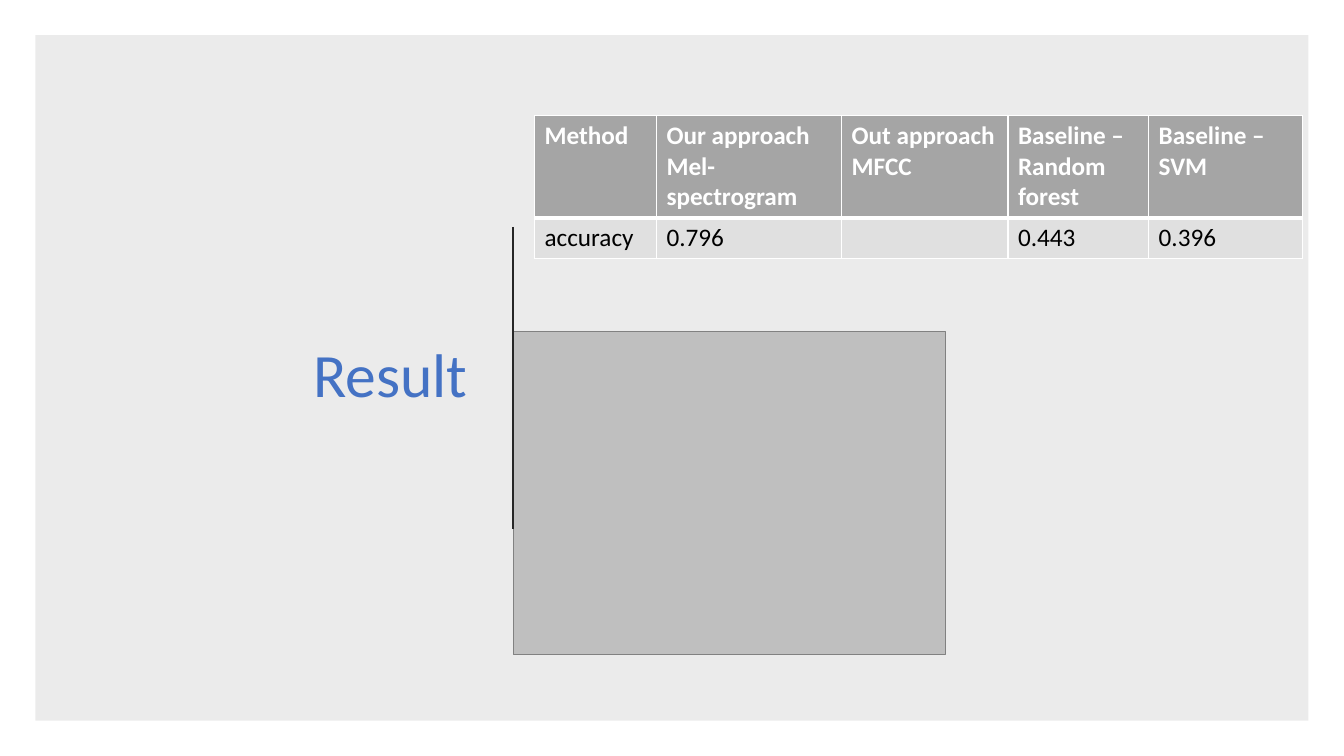
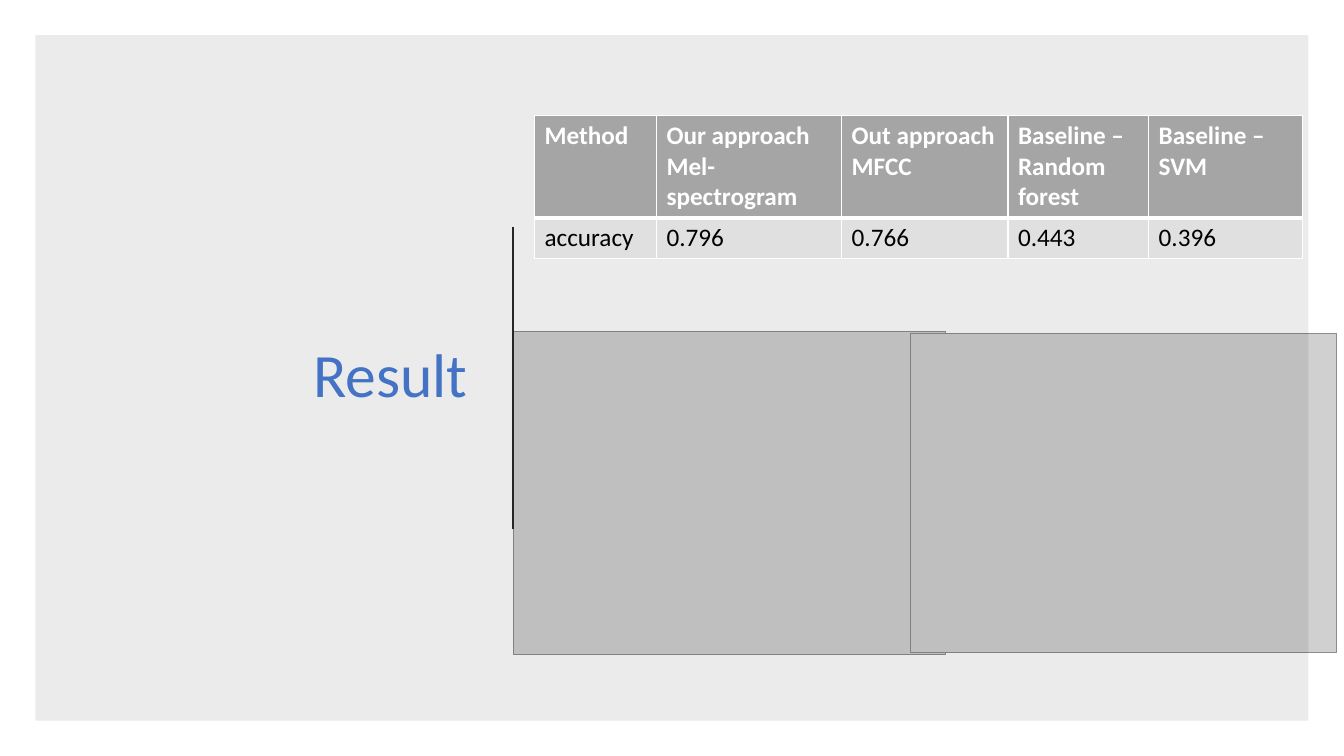
Before and after one commit to www10177/1081DL-Final, a slide deck: slide 9 of Environmental-sound-classification.pptx. Drawn at 1344x756 pixels with LibreOffice and Linux fonts; fonts in the diff are those of the drawing; grey boxes stand for pictures. Boxes give left, top, right and bottom in pixels: in the first picture for what was removed or moved away, otherwise in the second. Text is boxed around its words. In the diff, an @@ line names an element or a change of style, - is before the commit and + after.

Commit message:
presentation slide

```diff
--- a/Environmental-sound-classification.pptx
+++ b/Environmental-sound-classification.pptx
@@ table at (534,115,1303,257) @@
-row 2, column 3: 
+row 2, column 3: 0.766
@@ picture added at (910,334,1337,653) @@
```
